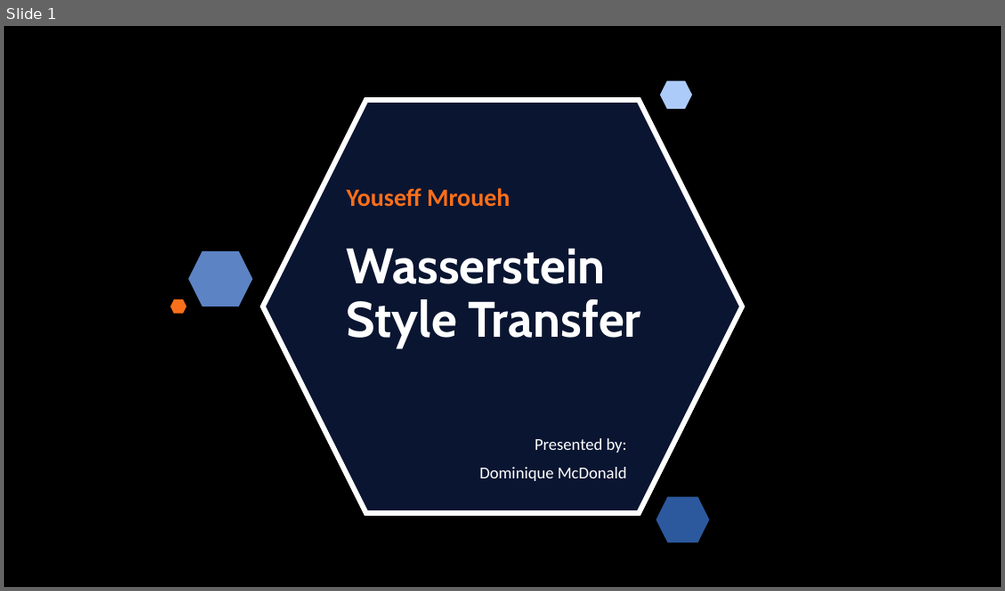
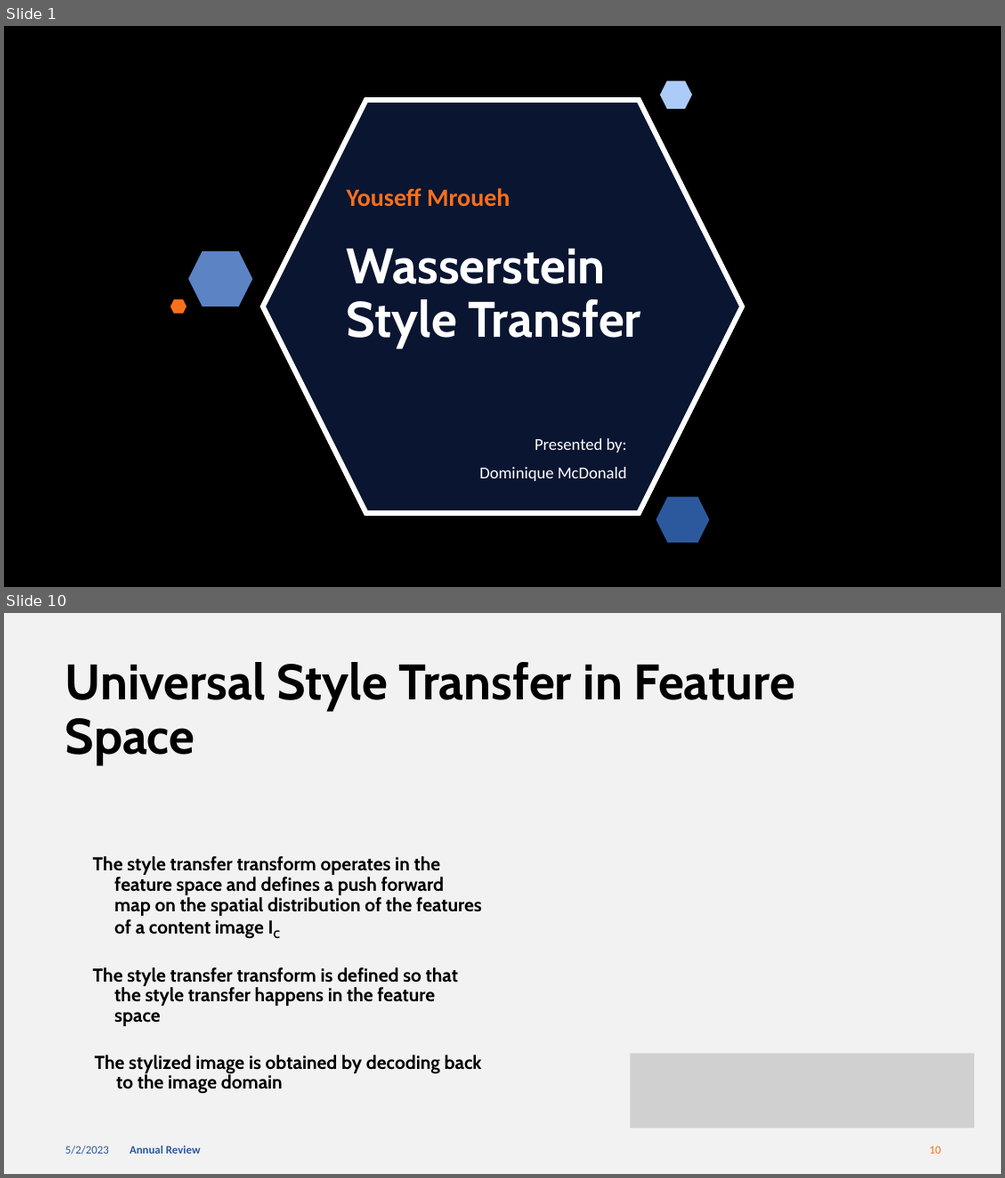
Before and after one commit to dominiquemcdonald14/McDonald_Thesis2023, a slide deck: mcdonald_materials/Wasserstein_Style­_Transfer_Presentation.pptx. Shown one above the other, each under a label of ours: slide 1 before the commit, slides 1 and 10 after it; the slides between them are not shown. The pictures are 1005x591 and 1005x1178 pixels, drawn with LibreOffice and Linux fonts; fonts in the diff are those of the drawing; grey boxes stand for pictures; background and template pictures are left out. Boxes give left, top, right and bottom in pixels: in the first picture for what was removed or moved away, otherwise in the second. Text is boxed around its words. In the diff, an @@ line names an element or a change of style, - is before the commit and + after.

```diff
--- a/mcdonald_materials/Wasserstein_Style­_Transfer_Presentation.pptx
+++ b/mcdonald_materials/Wasserstein_Style­_Transfer_Presentation.pptx
@@ slide 10 added at (4, 613, 1001, 1174), background #F2F2F2 @@
@@ title added at (65, 662, 795, 764), 48 pt, text #000000, bold @@
+Universal Style Transfer in Feature Space
@@ text added at (93, 856, 482, 939), 18 pt, text #000000, bold @@
+The style transfer transform operates in the feature space and defines a push forward map on the spatial distribution of the features of a content image IC
@@ text added at (93, 967, 458, 1026), 18 pt, text #000000, bold @@
+The style transfer transform is defined so that the style transfer happens in the feature space
@@ text added at (95, 1054, 482, 1094), 18 pt, text #000000, bold @@
+The stylized image is obtained by decoding back to the image domain
@@ picture added at (630, 1054, 974, 1128) @@
@@ text added at (65, 1145, 109, 1154), 11 pt, text #2C599D @@
+5/2/2023
@@ text added at (129, 1145, 201, 1153), 11 pt, text #2C599D, bold @@
+Annual Review
@@ page number added at (930, 1145, 941, 1153), 11 pt, text #FA6F1A @@
+10
```
Also in this commit, not shown: 3 slides changed, 13 other slides added, 26 other files.
